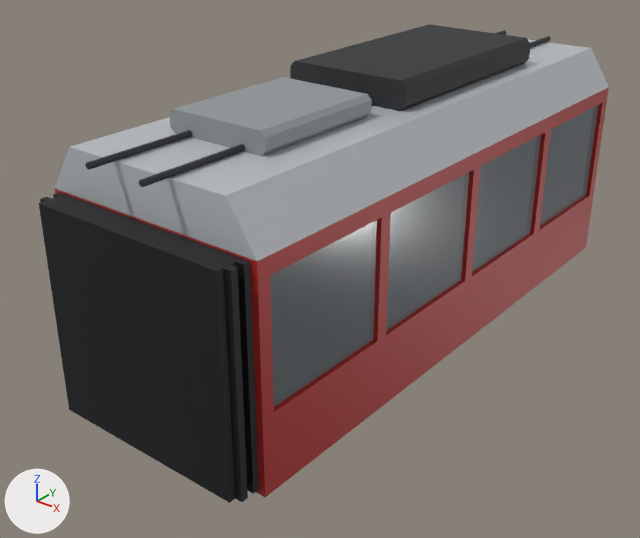
The glTF model assets/models/14t-c.glb: old version first, new version second.
Rendered twice from a 50 mm lens placed at (5.33, -7.57, 5.38), pointed at (-0.26, -0.58, 1.05). Every picture has the same lights, and +X, +Y and +Z are marked at lower left. The picture after the commit comes second. Vertices at exactly the same position are counted once.

Script lines for the objects in view, before the commit:
```python
me_14t_c = bpy.data.meshes.new('14t-c')
me_14t_c.from_pydata(...)  # 376 vertices, 638 faces; spans x -1.23..1.23, y -3.47..3.47, z 0.0..3.3
# faces by material slot: [164, 16, 12, 118, 300, 28]
me_14t_c.materials.append(mat_redclassic)  # red #b02a26
me_14t_c.materials.append(mat_glass)  # black #0b0f14
me_14t_c.materials.append(mat_silver)  # light grey #c9ced3
me_14t_c.materials.append(mat_trim)  # dark grey #2e3134
me_14t_c.materials.append(mat_black)  # black #131518
me_14t_c.materials.append(mat_roof)  # grey #969c9f
ob_14t_c = bpy.data.objects.new('14t-c', me_14t_c)
ob_14t_c.location = (0.0, 0.0, 0.0)
```
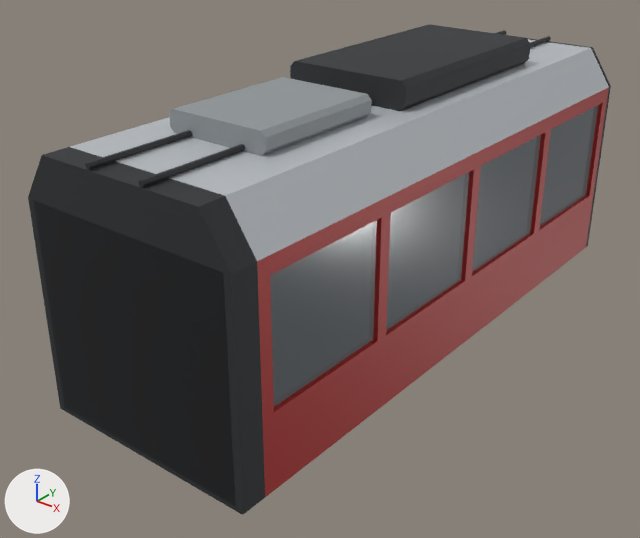
Location of each change, [x1, y1, x2, y2] in pixels of the pictures (640 x 538 px; the box of a moved part takes in the faces that stretch with it):
'14t-c', reshaped
    before: [39, 24, 609, 503]
    after: [28, 24, 611, 515]
part 1 of me_14t_c, added (black)
    after: [33, 200, 235, 506]
part 2 of me_14t_c, deleted
    before: [53, 192, 259, 494]
part 3 of me_14t_c, moved or reshaped (not visible before)
    after: [527, 38, 611, 247]
part 4 of me_14t_c, moved or reshaped
    before: [40, 189, 265, 502]
    after: [28, 147, 265, 515]

What changed in the scene script:
```text
Change me_14t_c:
    used by ob_14t_c; location = (0.0, 0.0, 0.0)
    remove me_14t_c.from_pydata(...)  # 376 vertices, 638 faces; spans x -1.23..1.23, y -3.47..3.47, z 0.0..3.3
    add me_14t_c.from_pydata(...)  # 364 vertices, 632 faces; spans x -1.23..1.23, y -3.48..3.48, z 0.0..3.3
    me_14t_c part 1: a new loose piece, a box spanning x -1.15..1.15, y -3.477..-3.447, z 0.37..2.54, in mat_black (black #131518)
    me_14t_c part 2: the loose piece of 8 vertices spanning x -1.16..1.16, y -3.27..-3.19, z 0.37..2.53 is deleted
    me_14t_c part 3
    8 vertices are removed from x -1.15..1.15, y 3.41..3.47, z 0.32..2.55
    16 faces are deleted
    6 new vertices lie (0.0, 0.06, 0.0) away from vertices in x -1.23..1.23, y 3.41, z 0.32..3.0
    20 new faces join them, mat_trim (dark grey #2e3134)
    me_14t_c part 4
    8 vertices are removed from x -1.16..1.16, y -3.4..-3.34, z 0.37..2.53
    16 faces are deleted
    6 new vertices lie (0.0, -0.28, 0.0) away from vertices in x -1.23..1.23, y -3.19, z 0.32..3.0
    18 new faces join them, mat_trim (dark grey #2e3134)
    other edits to the shape of me_14t_c do not show in these pictures
```
